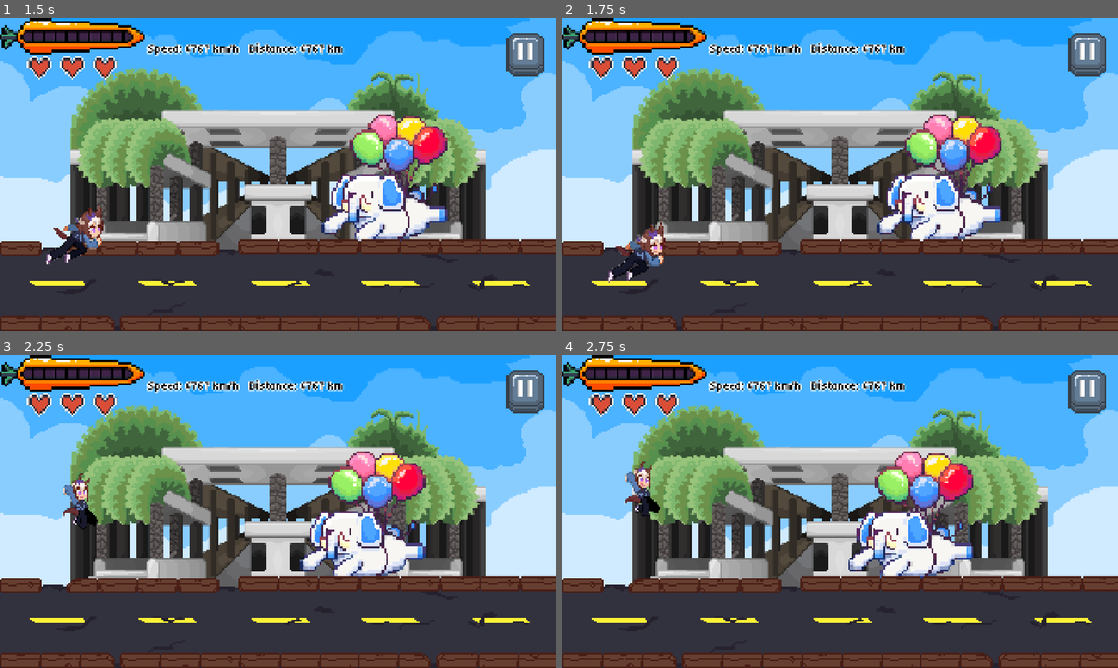
Above: before the commit, frames 1-4 (two rows, left to right).
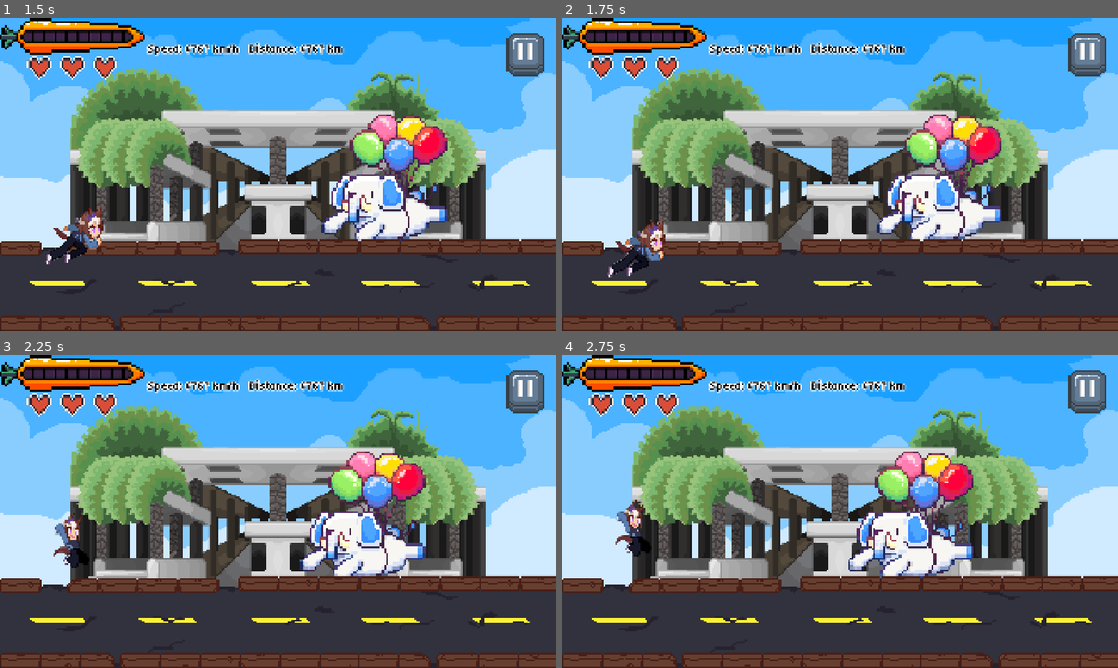
Above: after the commit, the same moments.

Repository: sbxte/sparta26-gamedev
Game: Godot game, scene res://scenes/ui/main_menu.tscn
Same seed, same stepped clock (60 frames per second), same inputs: the game is played once before the commit and once after it.
Inputs (mouse positions are in pixels of both pictures, inside the frame that each line leads up to):
- Up to frame 1 (1.5 s): click (283, 202) at 0.5 s; click (278, 174) at 1.25 s
- Up to frame 2 (1.75 s): no input
- Up to frame 3 (2.25 s): hold Up (ui_up) from 2.03 s (still down)
- Up to frame 4 (2.75 s): keep holding Up (ui_up)

Frame 1 is identical in both runs. In frame 2, 0.9% of the frame differs, in the area x 8-19%, y 64-85%; in frame 3, 1.0%; in frame 4, 1.1%, in the area x 9-18%, y 34-65%.

Commit message:
align all player state collisions and sprites

Diff:
--- a/scenes/session.tscn
+++ b/scenes/session.tscn
@@ -58,7 +58,7 @@
 }]
 
 [sub_resource type="RectangleShape2D" id="RectangleShape2D_bnxdp"]
-size = Vector2(124, 174)
+size = Vector2(120, 174)
 
 [sub_resource type="SpriteFrames" id="SpriteFrames_fmcrr"]
 animations = [{
@@ -78,7 +78,7 @@
 }]
 
 [sub_resource type="RectangleShape2D" id="RectangleShape2D_w6gu6"]
-size = Vector2(128, 204.8)
+size = Vector2(100, 174)
 
 [sub_resource type="SpriteFrames" id="SpriteFrames_hh41f"]
 animations = [{
@@ -101,7 +101,7 @@
 }]
 
 [sub_resource type="RectangleShape2D" id="RectangleShape2D_eemmi"]
-size = Vector2(204.8, 128)
+size = Vector2(204.8, 100)
 
 [sub_resource type="RectangleShape2D" id="RectangleShape2D_nedwo"]
 size = Vector2(5000, 60)
@@ -147,33 +147,29 @@
 frame_progress = 0.5319367
 
 [node name="RunShape" type="CollisionShape2D" parent="Player" unique_id=2117522734]
-position = Vector2(2, -55)
+position = Vector2(-18, -40)
 shape = SubResource("RectangleShape2D_bnxdp")
 
 [node name="Jump" type="AnimatedSprite2D" parent="Player" unique_id=1937579268]
-visible = false
-position = Vector2(6.25, -75.75)
+position = Vector2(-22.999985, 75.29999)
 scale = Vector2(0.481, 0.574)
 sprite_frames = SubResource("SpriteFrames_fmcrr")
 frame = 1
 frame_progress = 0.3160439
 
 [node name="JumpShape" type="CollisionShape2D" parent="Player" unique_id=419015850]
-visible = false
-position = Vector2(0, -205)
+position = Vector2(-17.999985, -40)
 shape = SubResource("RectangleShape2D_w6gu6")
 
 [node name="Slide" type="AnimatedSprite2D" parent="Player" unique_id=531511860]
-visible = false
-position = Vector2(6.25, 14)
-scale = Vector2(0.519697, 0.48277774)
+position = Vector2(-11, -23)
+scale = Vector2(0.38046956, 0.38046956)
 sprite_frames = SubResource("SpriteFrames_hh41f")
 frame = 1
 frame_progress = 0.91409075
 
 [node name="SlideShape" type="CollisionShape2D" parent="Player" unique_id=88708347]
-visible = false
-position = Vector2(0, 55)
+position = Vector2(-18, -3)
 shape = SubResource("RectangleShape2D_eemmi")
 
 [node name="Floor" type="StaticBody2D" parent="." unique_id=1738941371]
